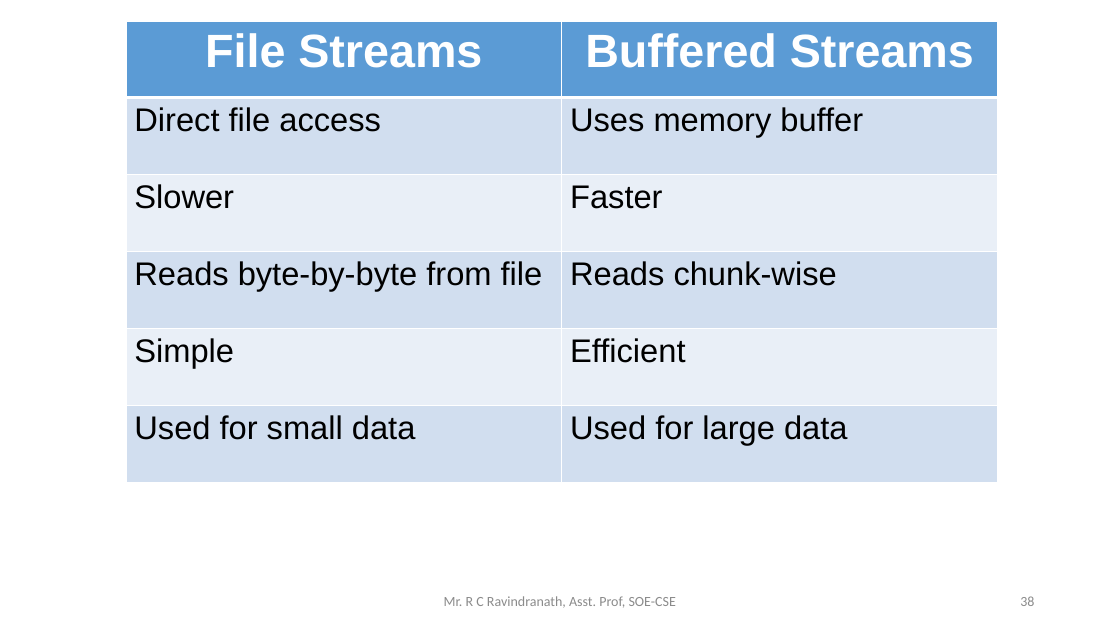
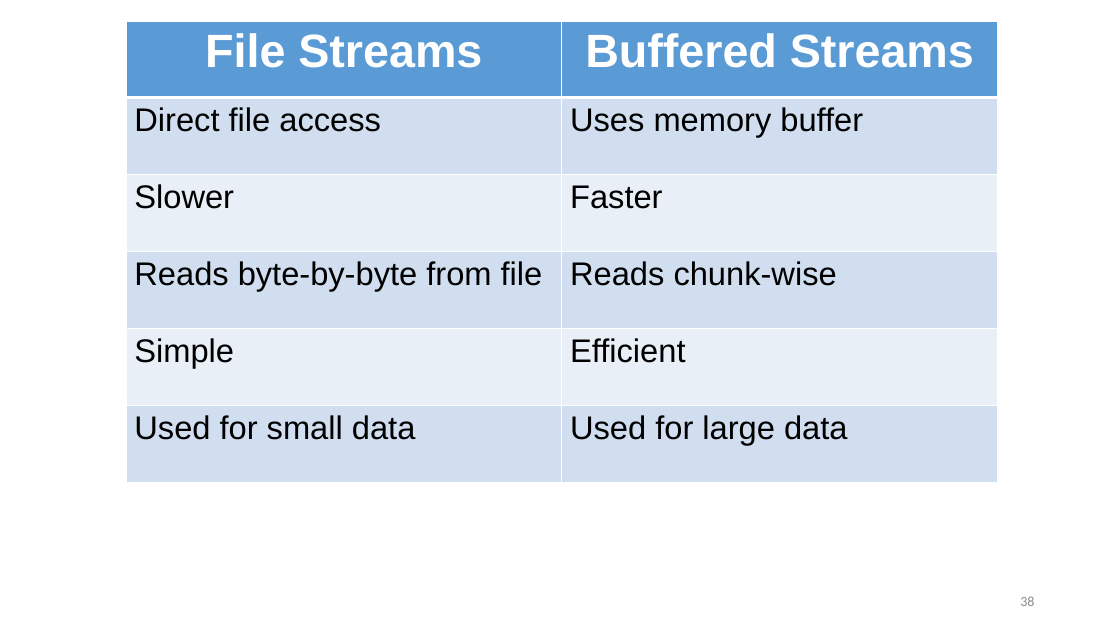
Before and after one commit to suniljeevan/Scalable-Application-Development-using-Java, a slide deck: slide 38 of COURSE MATERIALS/Module 2_CSE2503.pptx. Drawn at 1120x630 pixels with LibreOffice and Linux fonts; fonts in the diff are those of the drawing; background and template pictures are left out. Boxes give left, top, right and bottom in pixels: in the first picture for what was removed or moved away, otherwise in the second. Text is boxed around its words. In the diff, an @@ line names an element or a change of style, - is before the commit and + after.

```diff
--- a/COURSE MATERIALS/Module 2_CSE2503.pptx
+++ b/COURSE MATERIALS/Module 2_CSE2503.pptx
@@ text removed at (444,596,676,608) @@
-Mr. R C Ravindranath, Asst. Prof, SOE-CSE
```
Also in this commit, not shown: 3 other slides changed, 1 other file.
